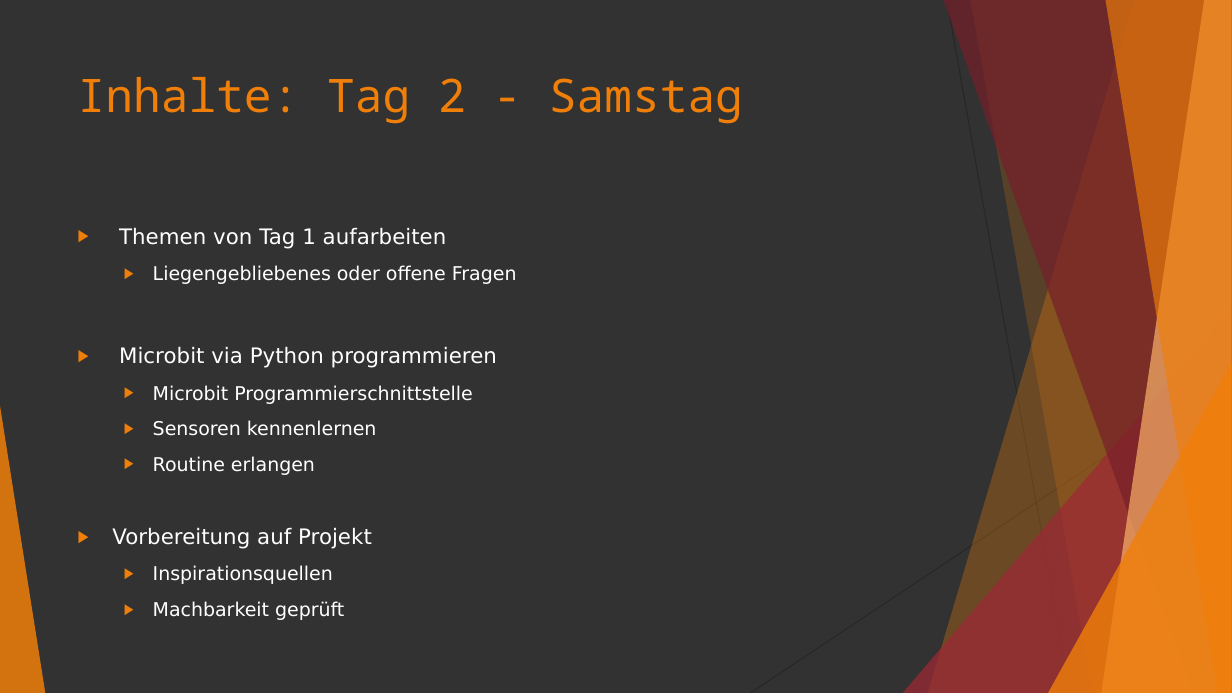
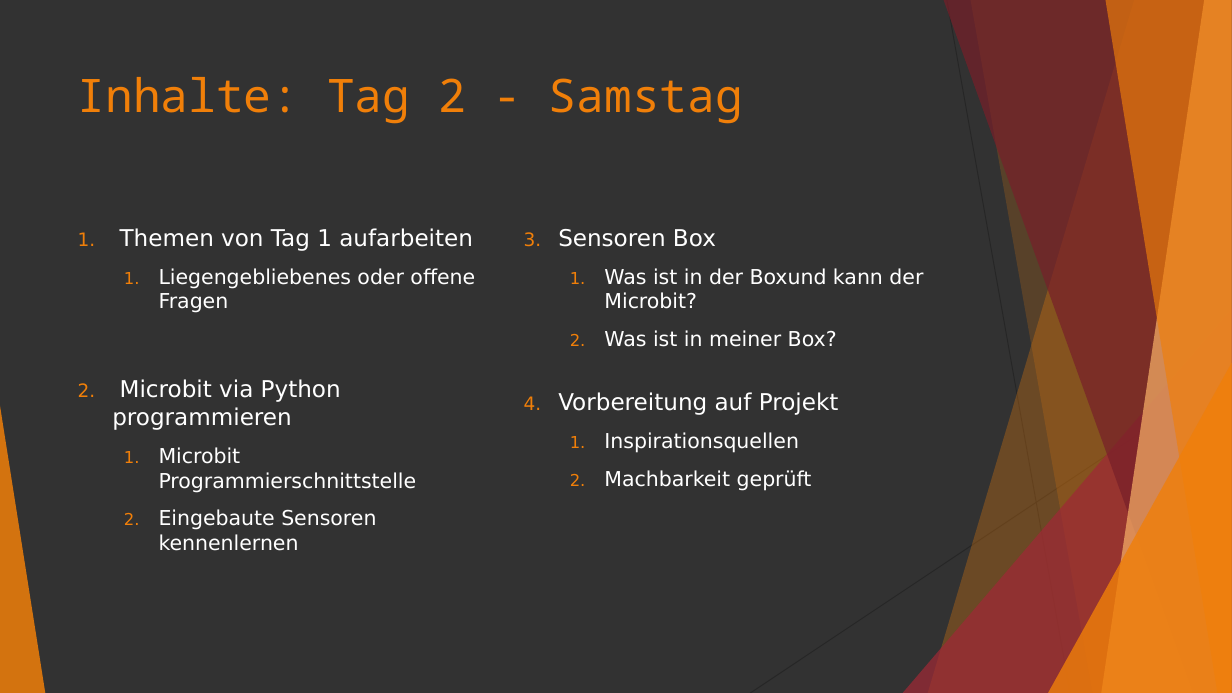
Before and after one commit to advocd/Workshop-Microbit-Python, a slide deck: slide 6 of internal/slides/Python-Workshop.pptx. Drawn at 1232x693 pixels with LibreOffice and Linux fonts; fonts in the diff are those of the drawing. Boxes give left, top, right and bottom in pixels: in the first picture for what was removed or moved away, otherwise in the second. Text is boxed around its words. In the diff, an @@ line names an element or a change of style, - is before the commit and + after.

Commit message:
update slides

```diff
--- a/internal/slides/Python-Workshop.pptx
+++ b/internal/slides/Python-Workshop.pptx
@@ text at (x1=112, y1=228, x2=475, y2=493): size 16.6 to 18 pt in "Themen von Tag 1 aufarbeiten", "Microbit via Python programmieren"; size 14.8 to 16 pt in "Liegengebliebenes oder offene Fragen", "Microbit Programmierschnittstelle"; bullet ▶ to 1. @@
@@ text added at (x1=558, y1=229, x2=923, y2=491), 16 pt, text #FFFFFF @@
+3. Sensoren Box
+  1. Was ist in der Boxund kann der Microbit?
+  2. Was ist in meiner Box?
+4. Vorbereitung auf Projekt
+  1. Inspirationsquellen
+  2. Machbarkeit geprüft
@@ text at (x1=159, y1=509, x2=376, y2=551): text changed; size 14.8 to 16 pt @@
-  ▶ Sensoren kennenlernen
-  ▶ Routine erlangen
-▶ Vorbereitung auf Projekt
-  ▶ Inspirationsquellen
-  ▶ Machbarkeit geprüft
+  2. Eingebaute Sensoren kennenlernen
```
Also in this commit, not shown: 1 other slide changed.
